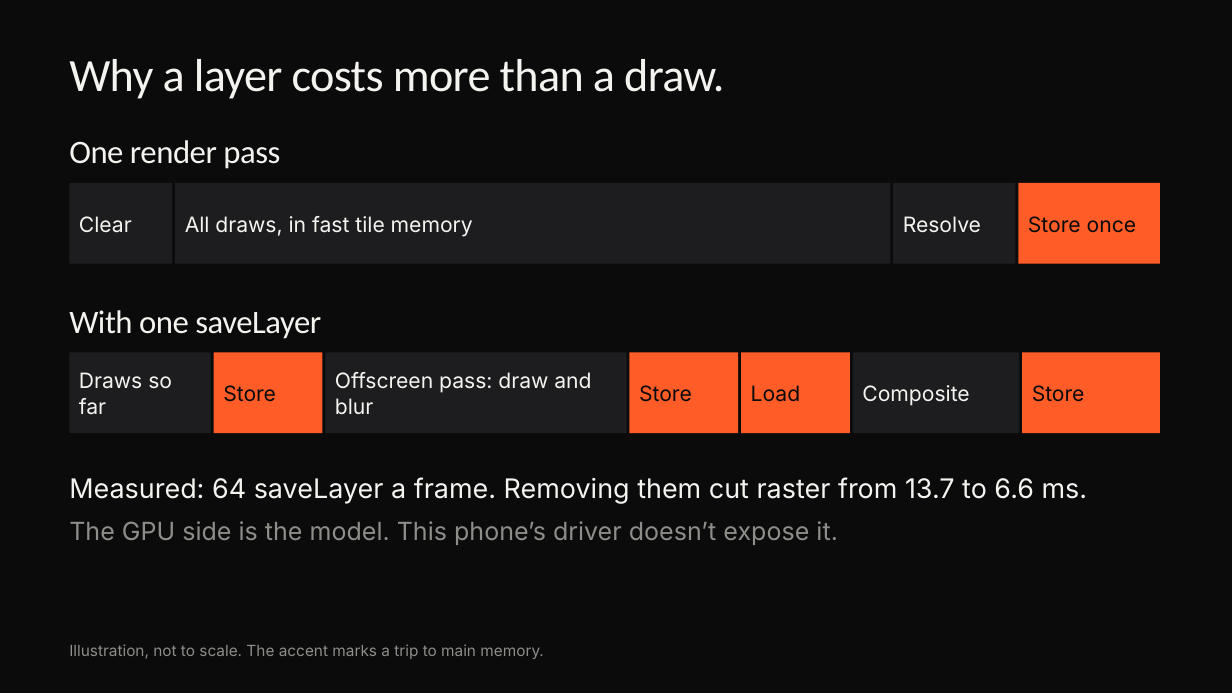
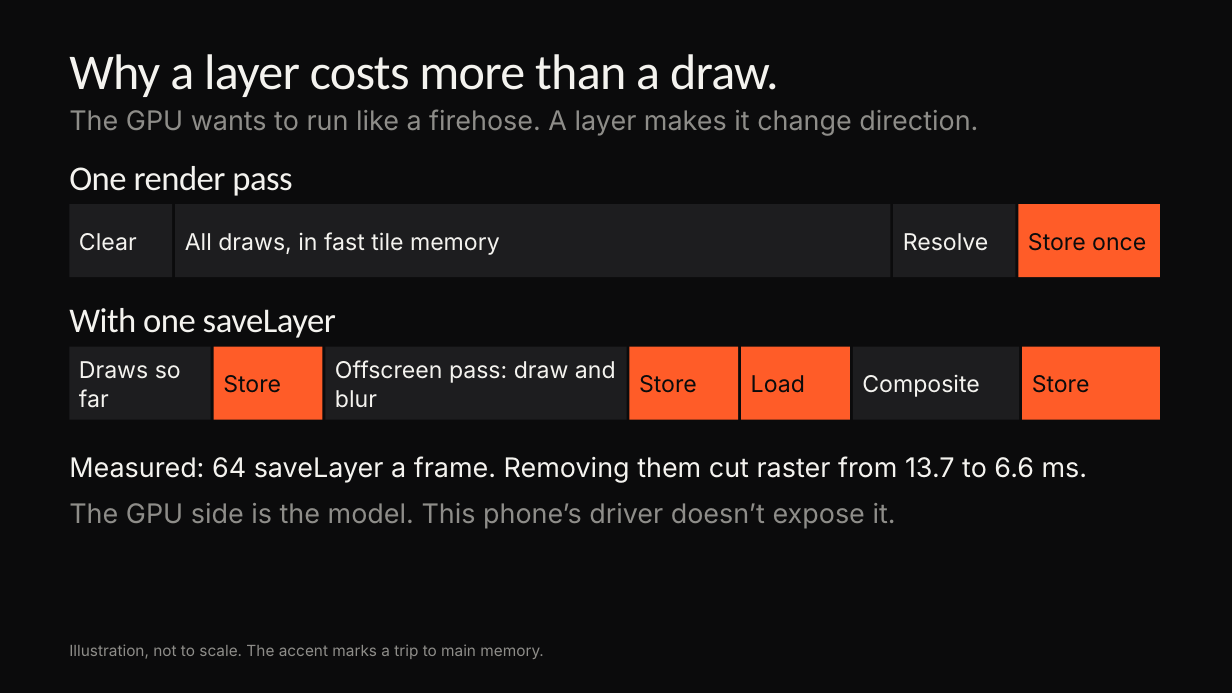
Before and after one commit to cm-collins/fluttercon-demo-app, a slide deck: slide 14 of docs/talk/slides/beyond-skia-dark.pptx (slide 18 before the commit). Drawn at 1232x693 pixels with LibreOffice and Linux fonts; fonts in the diff are those of the drawing; background and template pictures are left out. Boxes give left, top, right and bottom in pixels: in the first picture for what was removed or moved away, otherwise in the second. Text is boxed around its words. In the diff, an @@ line names an element or a change of style, - is before the commit and + after.

```diff
--- a/docs/talk/slides/beyond-skia-dark.pptx
+++ b/docs/talk/slides/beyond-skia-dark.pptx
@@ title "Why a layer costs more ..." at (69,54,779,97): size 36 to 39 pt, letter spacing -0.5 to -0.6 pt @@
@@ text added at (69,109,978,136), 21 pt, text #8E8D89 @@
+The GPU wants to run like a firehose. A layer makes it change direction.
@@ text "One render pass" at (69,166,292,196): size 25.5 to 27 pt @@
@@ text "One render pass": place and size @@
-text "One render pass" at (69,140,280,169)
+text "One render pass" at (69,166,292,196)
@@ size 16.5 to 18 pt in 11 elements at (325,347,627,420), (853,347,1019,420), (69,347,211,420), (1022,347,1160,420), (213,347,323,420), (629,347,738,420), (741,347,850,420), (176,204,891,277), (1019,204,1160,277), (894,204,1016,277), (69,204,172,277) @@
@@ rectangle "Clear": place and size @@
-rectangle "Clear" at (69,183,172,264)
+rectangle "Clear" at (69,204,172,277)
@@ rectangle "All draws, in fast tile ...": place and size @@
-rectangle "All draws, in fast tile ..." at (176,183,891,264)
+rectangle "All draws, in fast tile ..." at (176,204,891,277)
@@ rectangle "Resolve": place and size @@
-rectangle "Resolve" at (894,183,1016,264)
+rectangle "Resolve" at (894,204,1016,277)
@@ rectangle "Store once": place and size @@
-rectangle "Store once" at (1019,183,1160,264)
+rectangle "Store once" at (1019,204,1160,277)
@@ text "With one saveLayer" at (69,308,336,338): size 25.5 to 27 pt @@
@@ rectangle "Draws so far": place and size @@
-rectangle "Draws so far" at (69,352,211,433)
+rectangle "Draws so far" at (69,347,211,420)
@@ rectangle "Store": place and size @@
-rectangle "Store" at (213,352,323,433)
+rectangle "Store" at (213,347,323,420)
@@ rectangle "Offscreen pass: draw and blur": place and size @@
-rectangle "Offscreen pass: draw and blur" at (325,352,627,433)
+rectangle "Offscreen pass: draw and blur" at (325,347,627,420)
@@ rectangle "Store": place and size @@
-rectangle "Store" at (629,352,738,433)
+rectangle "Store" at (629,347,738,420)
@@ rectangle "Load": place and size @@
-rectangle "Load" at (741,352,850,433)
+rectangle "Load" at (741,347,850,420)
@@ rectangle "Composite": place and size @@
-rectangle "Composite" at (853,352,1019,433)
+rectangle "Composite" at (853,347,1019,420)
@@ rectangle "Store": place and size @@
-rectangle "Store" at (1022,352,1160,433)
+rectangle "Store" at (1022,347,1160,420)
@@ text "Measured: 64 saveLayer a frame. ...": place and size @@
-text "Measured: 64 saveLayer a frame. ..." at (69,477,1088,504)
+text "Measured: 64 saveLayer a frame. ..." at (69,456,1088,483)
@@ text "The GPU side is the ...": place and size @@
-text "The GPU side is the ..." at (69,521,837,545)
+text "The GPU side is the ..." at (69,503,896,529)
@@ text "The GPU side is the ..." at (69,503,896,529): size 19.5 to 21 pt @@
```
Also in this commit, not shown: 23 other slides changed, 4 slides added, 10 slides removed, 11 other files.
